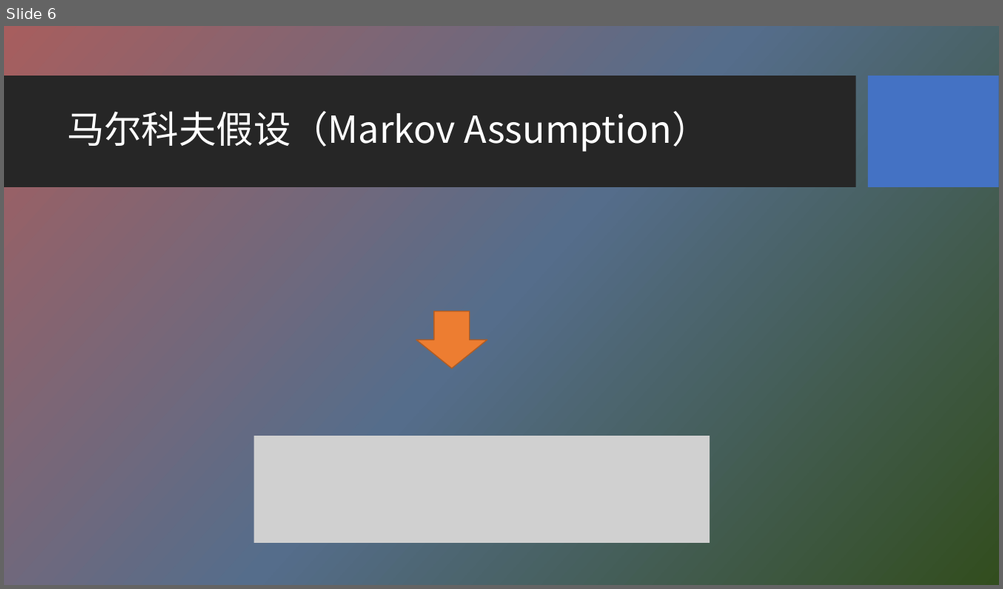
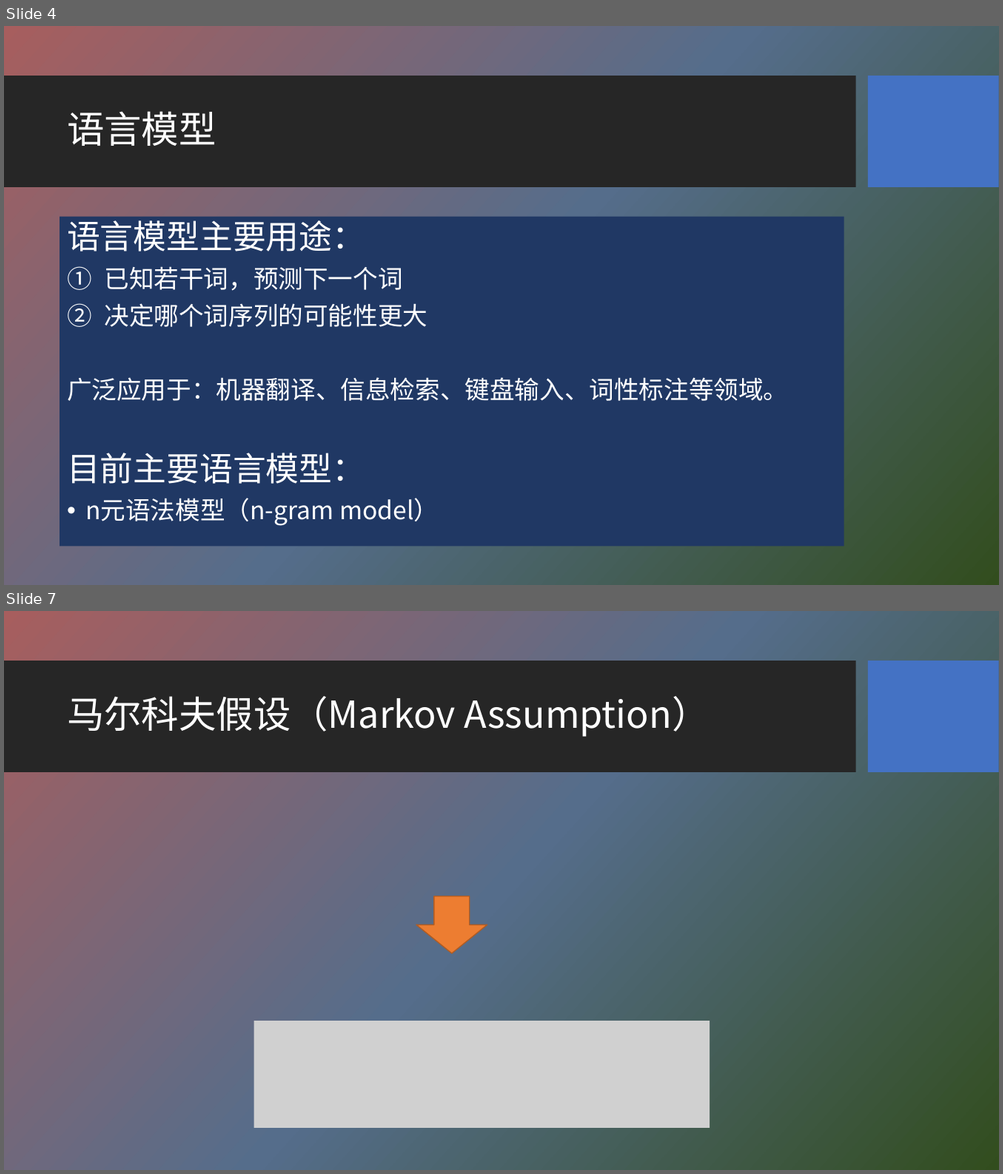
Before and after one commit to HBU/NLP_PPT, a slide deck: PPT-2020/ch03 n元语法模型.pptx. Shown one above the other, each under a label of ours: slide 6 before the commit, slides 4 and 7 after it; the slides between them are not shown. The pictures are 1003x589 and 1003x1174 pixels, drawn with LibreOffice and Linux fonts; fonts in the diff are those of the drawing; grey boxes stand for pictures; background and template pictures are left out. Boxes give left, top, right and bottom in pixels: in the first picture for what was removed or moved away, otherwise in the second. Text is boxed around its words. In the diff, an @@ line names an element or a change of style, - is before the commit and + after.

```diff
--- a/PPT-2020/ch03 n元语法模型.pptx
+++ b/PPT-2020/ch03 n元语法模型.pptx
@@ slide 4 added at [4, 26, 999, 585], background picture (left out); not listed: 2 template elements that a slide beside it also shows @@
@@ title added at [67, 111, 216, 146], 36 pt, text #FFFFFF @@
+语言模型
@@ text added at [60, 217, 843, 547], fill #203864, 24 pt, text #FFFFFF @@
+语言模型主要用途：
+1. 已知若干词，预测下一个词
+2. 决定哪个词序列的可能性更大
+广泛应用于：机器翻译、信息检索、键盘输入、词性标注等领域。
+目前主要语言模型：
+• n元语法模型（n-gram model）
@@ what was slide 6 is now slide 7 @@
```
Also in this commit, not shown: 2 slides changed, 1 other slide added, 1 slide removed.
